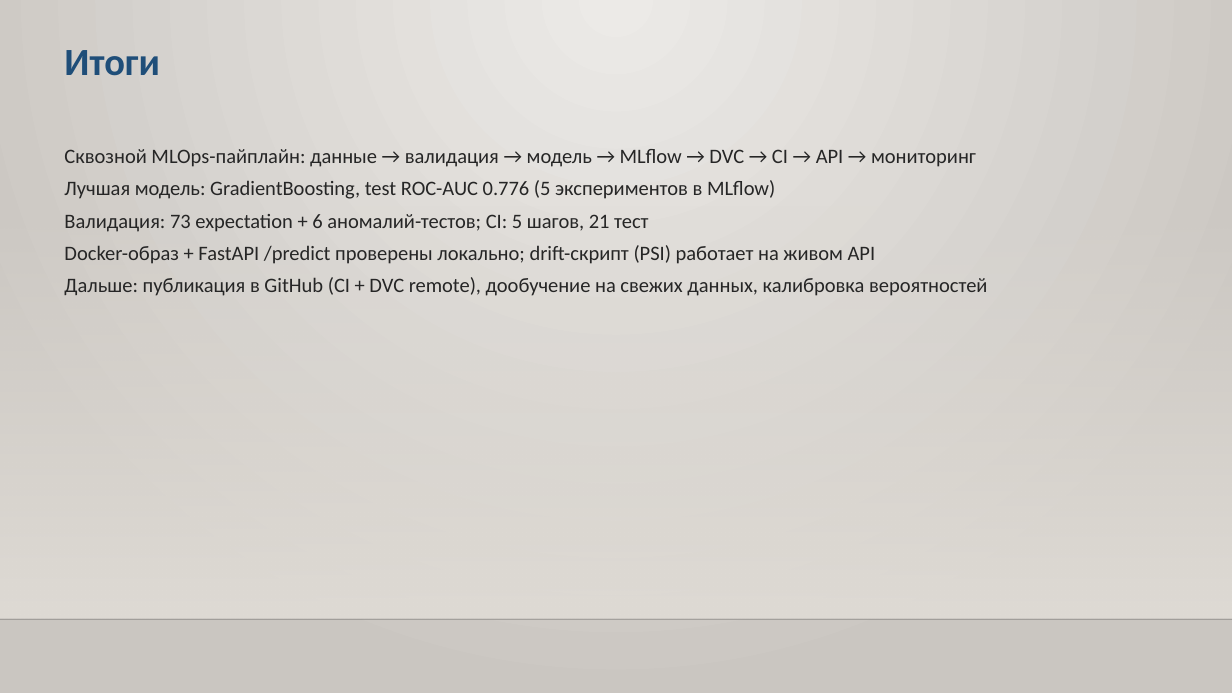
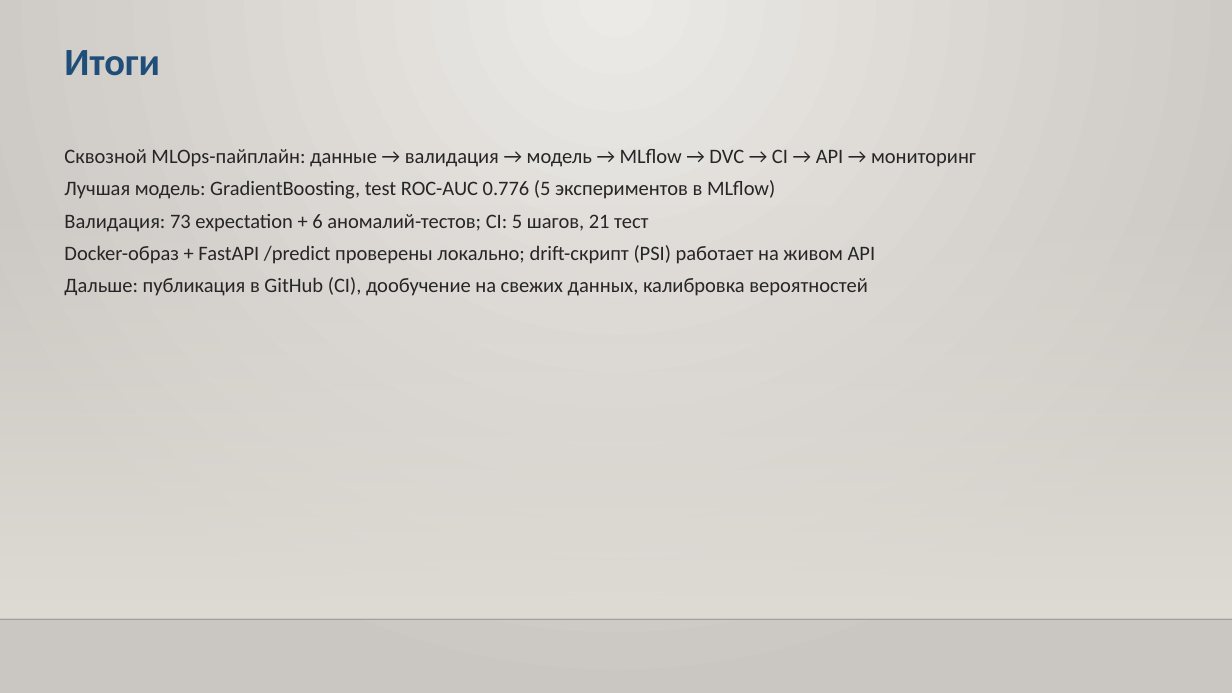
Before and after one commit to baro4ka/pd-pipeline, a slide deck: slide 15 of presentation/PD_pipeline_презентация.pptx. Drawn at 1232x693 pixels with LibreOffice and Linux fonts; fonts in the diff are those of the drawing; background and template pictures are left out. Boxes give left, top, right and bottom in pixels: in the first picture for what was removed or moved away, otherwise in the second. Text is boxed around its words. In the diff, an @@ line names an element or a change of style, - is before the commit and + after.

Commit message:
F11: данные и модель в репозитории (git), DVC-пайплайн без remote, CI без dvc pull, правки README и презентации

```diff
--- a/presentation/PD_pipeline_презентация.pptx
+++ b/presentation/PD_pipeline_презентация.pptx
@@ text at (64,277,868,296): text changed @@
-Дальше: публикация в GitHub (CI + DVC remote), дообучение на свежих данных, калибровка вероятностей
+Дальше: публикация в GitHub (CI), дообучение на свежих данных, калибровка вероятностей
```
Also in this commit, not shown: 2 other slides changed, 15 other files.
